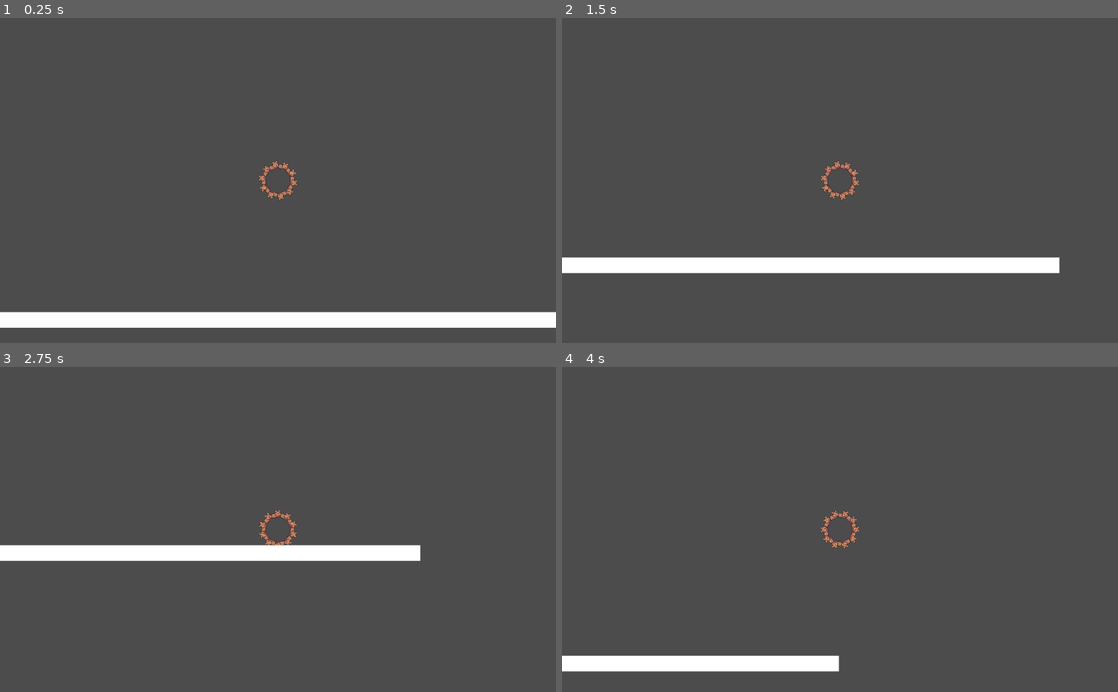
Above: before the commit, frames 1-4 (two rows, left to right).
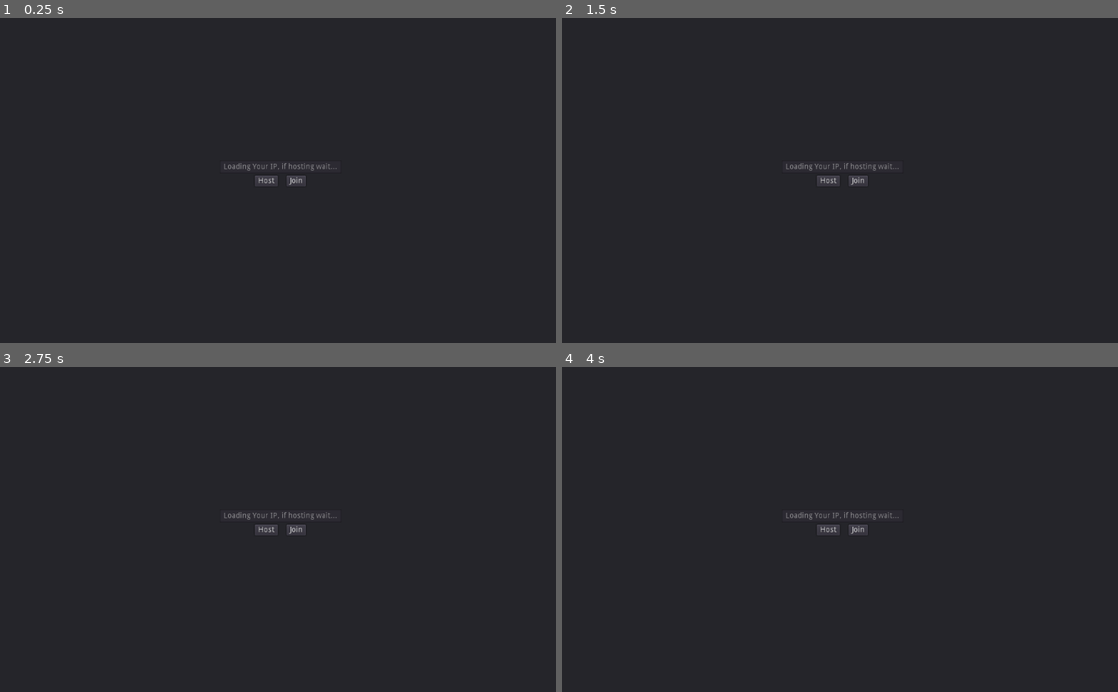
Above: after the commit, the same moments.

Repository: MichaelBelousov/optt-multiplayer-jam
Game: Godot game, scene res://ui/ConnectMenu.tscn
Two runs of this game, one before a commit and one after it. Both use one fixed random seed, a clock stepped at 60 frames per second and the inputs below. Before the commit the project starts from res://src/test.tscn.
Inputs:
- Up to frame 1 (0.25 s): no input
- Up to frame 2 (1.5 s): hold D (move_right) 0.53-1.28 s; hold A (move_left) from 1.28 s (still down)
- Up to frame 3 (2.75 s): release A (move_left) at 2.03 s; hold D (move_right) from 2.03 s (still down)
- Up to frame 4 (4 s): release D (move_right) at 2.78 s; hold W (move_up) 2.78-3.53 s; hold A (move_left) from 3.53 s (still down)

The runs differ from the first frame. In frame 1, 100% of the frame differs, in the area x 0-100%, y 0-100%; in frame 2, 100%; in frame 3, 100%; in frame 4, 100%.

Commit message:
add synchronization and notes about how to fix second player synch

Diff:
--- a/project.godot
+++ b/project.godot
@@ -11,7 +11,7 @@
 [application]
 
 config/name="optt-multiplayer-jam"
-run/main_scene="res://src/test.tscn"
+run/main_scene="res://ui/ConnectMenu.tscn"
 config/icon="res://art-src/icon.png"
 
 [importer_defaults]
--- a/src/hamster_wheel.gd
+++ b/src/hamster_wheel.gd
@@ -9,6 +9,7 @@
 
 
 func _ready() -> void:
+	rpc_config("global_position", MultiplayerAPI.RPC_MODE_REMOTE)
 	$RayCast2D.set_as_toplevel(true)
 	for _i in 10:
 		add_hamster()
@@ -36,9 +37,17 @@
 
 
 func _physics_process(delta: float) -> void:
+	# TODO: duplicate input values by synchronized input of other player(s)
 	var input := Vector2(Input.get_axis("move_left", "move_right"), 0)
 	apply_impulse(-input * BASE_RADIUS * (get_child_count() - 3), input * BASE_IMPULSE * (get_child_count() - 2) * delta)
 	if Input.is_action_pressed("move_up") and $RayCast2D.is_colliding():
 		apply_impulse(-Vector2.UP * BASE_RADIUS * (get_child_count() - 3), Vector2.UP * JUMP_FORCE * (get_child_count() - 2))
 	$RayCast2D.position = position
 	$RayCast2D.cast_to = Vector2(0, BASE_RADIUS * (get_child_count() - 3) + 64)
+
+func _process(_delta: float) -> void:
+	if is_network_master():
+		rset_unreliable("global_position", global_position)
+	else:
+		# TODO: synchronize input state to master (per connection?)
+		pass
